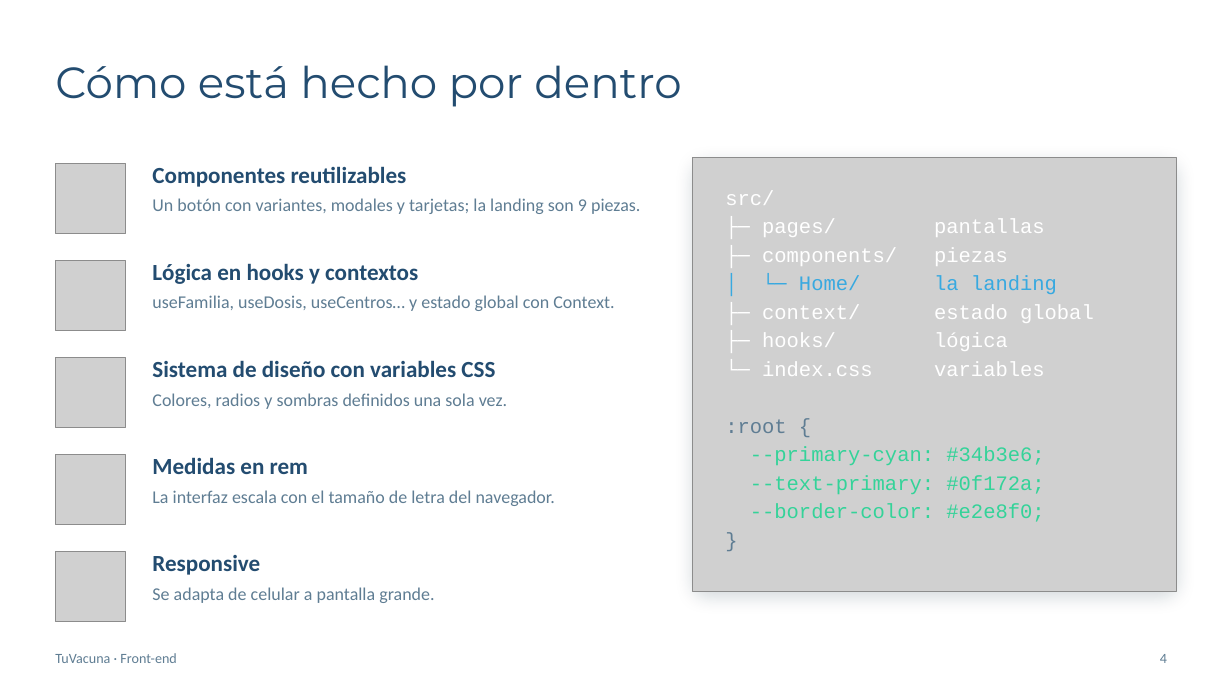
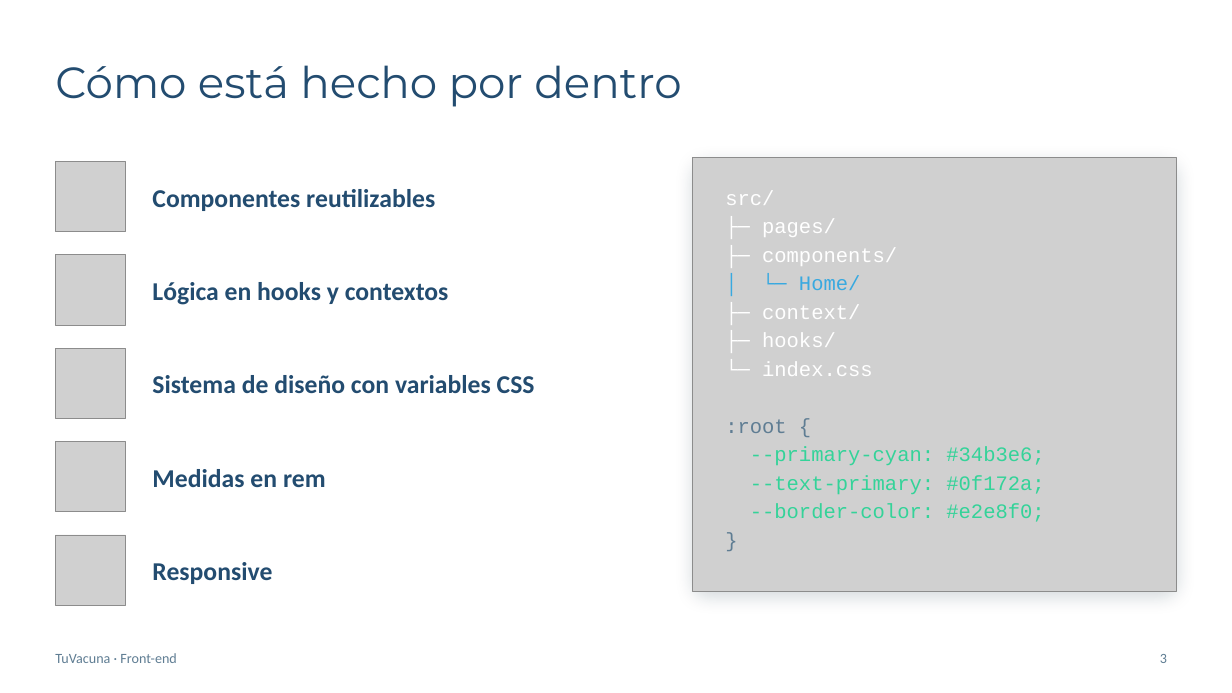
Before and after one commit to lunaezer/tuvacuna, a slide deck: slide 3 of tu vacuna/Presentacion-TuVacuna-Front.pptx (slide 4 before the commit). Drawn at 1232x693 pixels with LibreOffice and Linux fonts; fonts in the diff are those of the drawing; grey boxes stand for pictures; background and template pictures are left out. Boxes give left, top, right and bottom in pixels: in the first picture for what was removed or moved away, otherwise in the second. Text is boxed around its words. In the diff, an @@ line names an element or a change of style, - is before the commit and + after.

```diff
--- a/tu vacuna/Presentacion-TuVacuna-Front.pptx
+++ b/tu vacuna/Presentacion-TuVacuna-Front.pptx
@@ size 18 to 20 pt in 5 elements at box(152, 562, 272, 584), box(152, 469, 326, 487), box(152, 375, 535, 393), box(152, 282, 449, 305), box(152, 189, 435, 211) @@
@@ text "Componentes reutilizables": place and size @@
-text "Componentes reutilizables" at box(152, 166, 407, 187)
+text "Componentes reutilizables" at box(152, 189, 435, 211)
@@ text removed at box(152, 198, 640, 214) @@
-Un botón con variantes, modales y tarjetas; la landing son 9 piezas.
@@ text at box(762, 220, 897, 376): text changed @@
-├─ pages/ pantallas
-├─ components/ piezas
-│ └─ Home/ la landing
-├─ context/ estado global
-├─ hooks/ lógica
-└─ index.css variables
+├─ pages/
+├─ components/
+│ └─ Home/
+├─ context/
+├─ hooks/
+└─ index.css
@@ picture: place and size @@
-picture at box(55, 261, 126, 331)
+picture at box(55, 255, 126, 325)
@@ text removed at box(152, 295, 614, 311) @@
-useFamilia, useDosis, useCentros… y estado global con Context.
@@ picture: place and size @@
-picture at box(55, 358, 126, 428)
+picture at box(55, 348, 126, 419)
@@ text removed at box(152, 393, 507, 409) @@
-Colores, radios y sombras definidos una sola vez.
@@ picture: place and size @@
-picture at box(55, 455, 126, 525)
+picture at box(55, 442, 126, 512)
@@ text removed at box(152, 490, 555, 506) @@
-La interfaz escala con el tamaño de letra del navegador.
@@ picture: place and size @@
-picture at box(55, 552, 126, 622)
+picture at box(55, 535, 126, 605)
@@ text "Responsive": place and size @@
-text "Responsive" at box(152, 555, 260, 575)
+text "Responsive" at box(152, 562, 272, 584)
@@ text removed at box(152, 587, 434, 603) @@
-Se adapta de celular a pantalla grande.
@@ page number at box(1160, 654, 1167, 663): text changed @@
-4
+3
```
Also in this commit, not shown: 6 other slides changed, 6 slides added, 3 slides removed, 8 other files.
